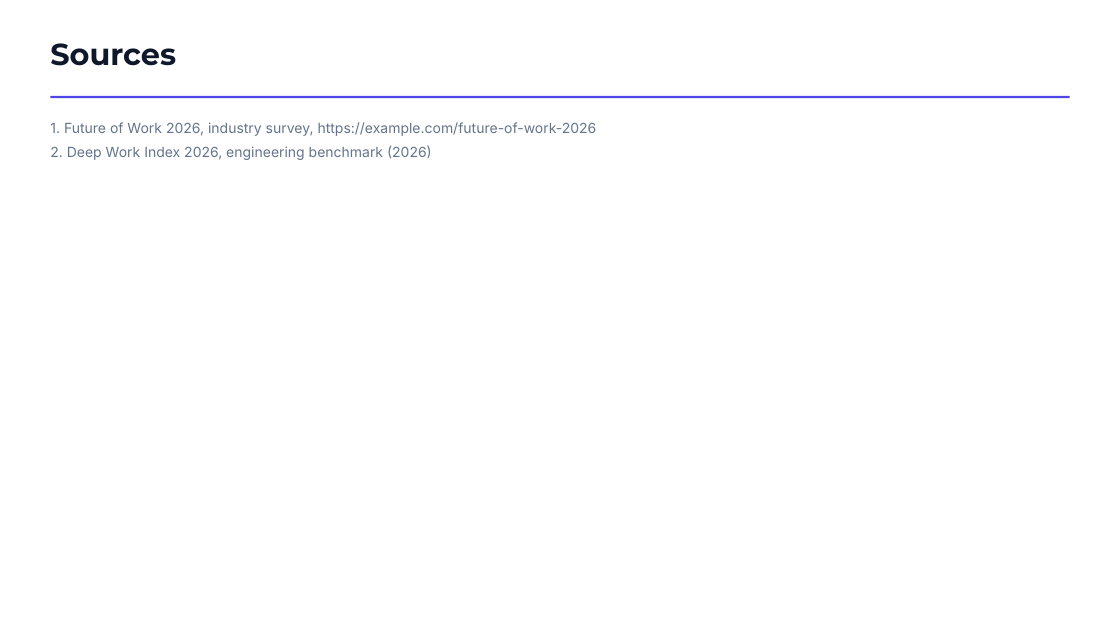
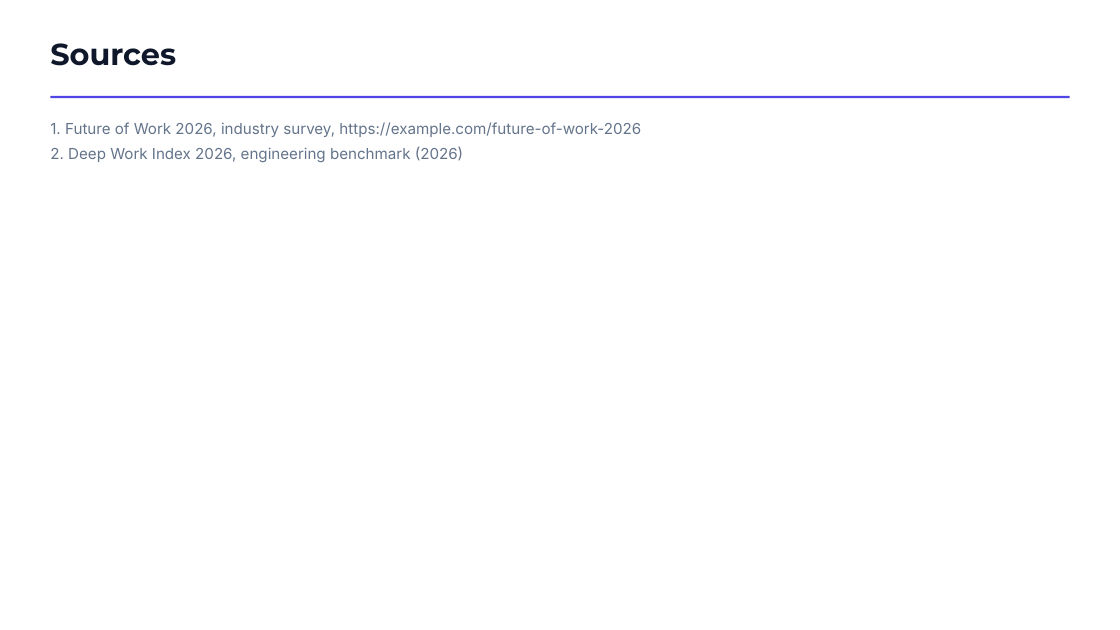
Before and after one commit to kirti34n/docloom, a slide deck: slide 14 of examples/output/showcase.pptx. Drawn at 1120x630 pixels with LibreOffice and Linux fonts; fonts in the diff are those of the drawing. Boxes give left, top, right and bottom in pixels: in the first picture for what was removed or moved away, otherwise in the second. Text is boxed around its words. In the diff, an @@ line names an element or a change of style, - is before the commit and + after.

```diff
--- a/examples/output/showcase.pptx
+++ b/examples/output/showcase.pptx
@@ text "1. Future of Work 2026, ..." at [50,122,641,162]: size 12 to 13 pt; indent changed @@
```
Also in this commit, not shown: 8 other slides changed, 39 other files.
